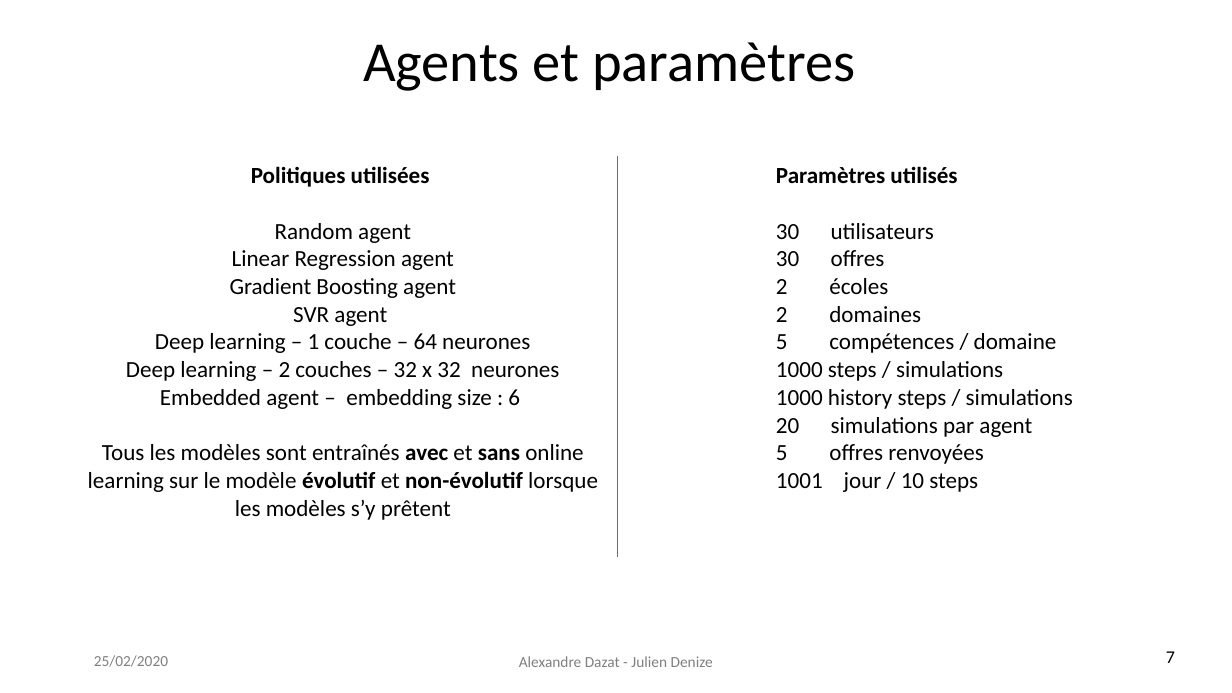
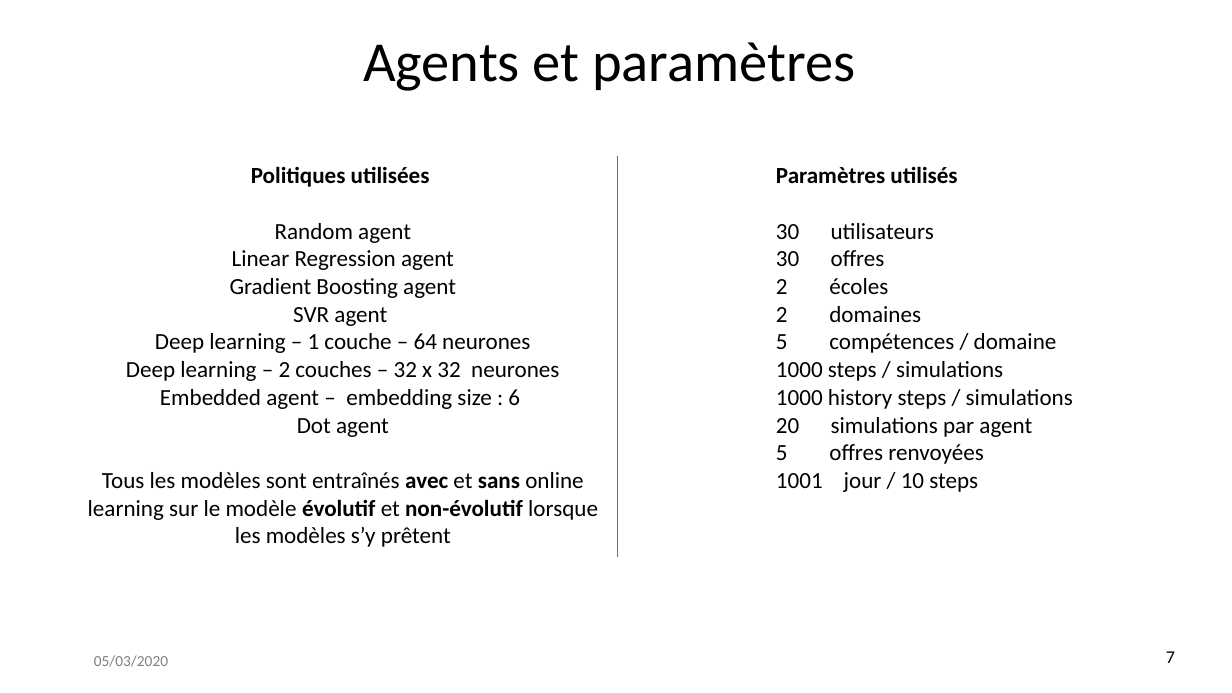
Before and after one commit to juliendenize/Linkedin-IA316-2020, a slide deck: slide 7 of IA316_Linkdn.pptx. Drawn at 1232x693 pixels with LibreOffice and Linux fonts; fonts in the diff are those of the drawing; background and template pictures are left out. Boxes give left, top, right and bottom in pixels: in the first picture for what was removed or moved away, otherwise in the second. Text is boxed around its words. In the diff, an @@ line names an element or a change of style, - is before the commit and + after.

```diff
--- a/IA316_Linkdn.pptx
+++ b/IA316_Linkdn.pptx
@@ text at box(297, 418, 389, 437): paragraph added @@
+Dot agent
@@ text at box(94, 655, 168, 667): text changed @@
-25/02/2020
+05/03/2020
@@ text removed at box(519, 656, 713, 667) @@
-Alexandre Dazat - Julien Denize
```
Also in this commit, not shown: 12 other slides changed.
